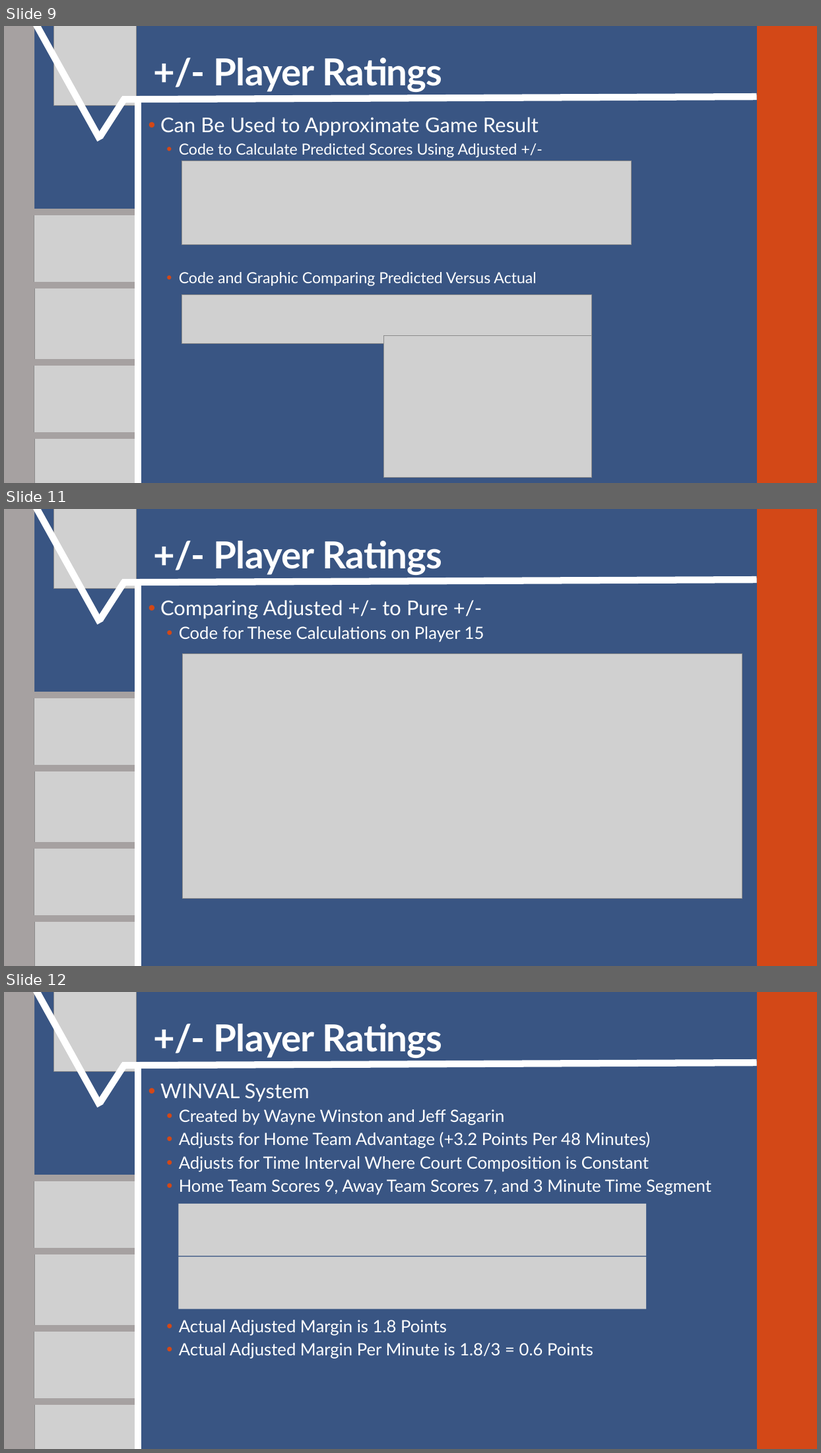
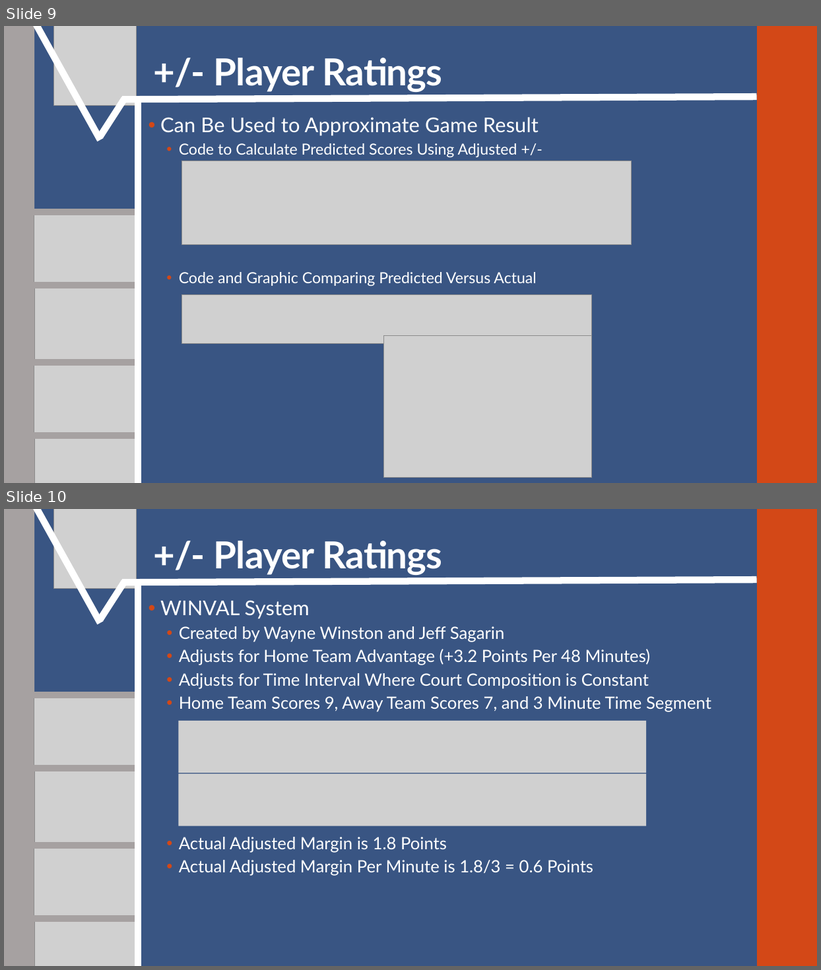
Before and after one commit to SuperMarioGiacomazzo/STOR538_WEBSITE, a slide deck: Slides/Basketball 2/Basketball_2_Lecture.pptx. Shown one above the other, each under a label of ours: slides 9, 11 and 12 before the commit, slides 9 and 10 after it; the slides between them are not shown. The pictures are 821x1453 and 821x970 pixels, drawn with LibreOffice and Linux fonts; fonts in the diff are those of the drawing; grey boxes stand for pictures. Boxes give left, top, right and bottom in pixels: in the first picture for what was removed or moved away, otherwise in the second. Text is boxed around its words. In the diff, an @@ line names an element or a change of style, - is before the commit and + after.

```diff
--- a/Slides/Basketball 2/Basketball_2_Lecture.pptx
+++ b/Slides/Basketball 2/Basketball_2_Lecture.pptx
@@ slide 11 removed at bbox=[4, 509, 817, 966], background #395583; not listed: 2 template elements that a slide beside it also shows @@
@@ line removed from (33, 509) to (100, 623) @@
@@ picture removed at bbox=[54, 509, 136, 588] @@
@@ title removed at bbox=[213, 541, 442, 575] @@
-+/- Player Ratings
@@ line removed from (100, 619) to (125, 582) @@
@@ line removed from (122, 582) to (757, 580) @@
@@ line removed from (138, 966) to (138, 582) @@
@@ text removed at bbox=[160, 600, 484, 642] @@
-• Comparing Adjusted +/- to Pure +/-
-  • Code for These Calculations on Player 15
@@ picture removed at bbox=[183, 654, 742, 899] @@
@@ line removed from (29, 695) to (135, 695) @@
@@ picture removed at bbox=[34, 697, 141, 771] @@
@@ line removed from (28, 768) to (135, 768) @@
@@ picture removed at bbox=[34, 771, 141, 846] @@
@@ line removed from (29, 846) to (135, 846) @@
@@ line removed from (29, 846) to (135, 846) @@
@@ picture removed at bbox=[34, 848, 141, 922] @@
@@ line removed from (28, 919) to (135, 919) @@
@@ picture removed at bbox=[34, 922, 141, 966] @@
@@ what was slide 12 is now slide 10 @@
```
Also in this commit, not shown: 3 slides changed, 1 slide added, 2 other slides removed, 6 other files.
